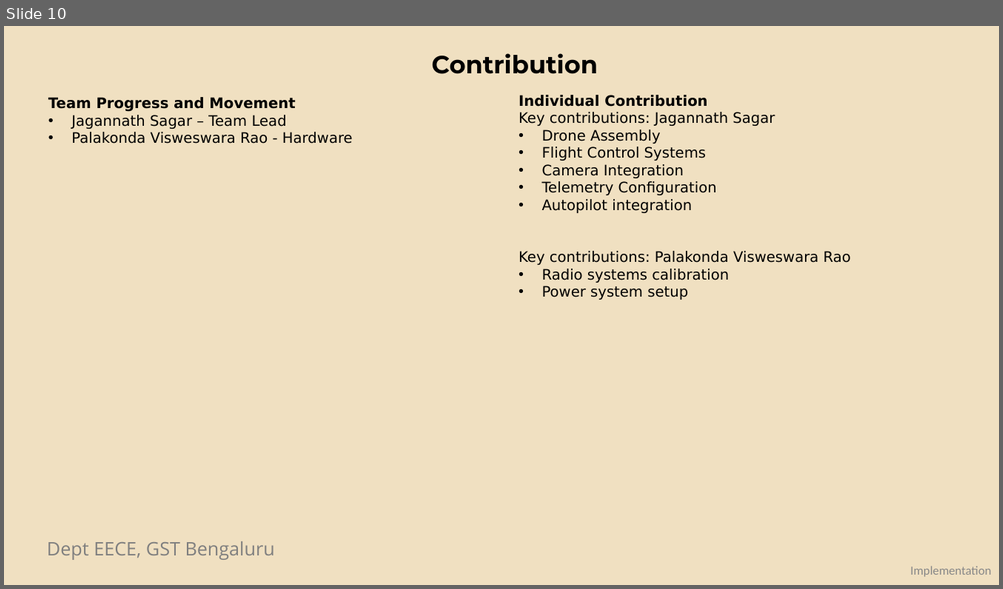
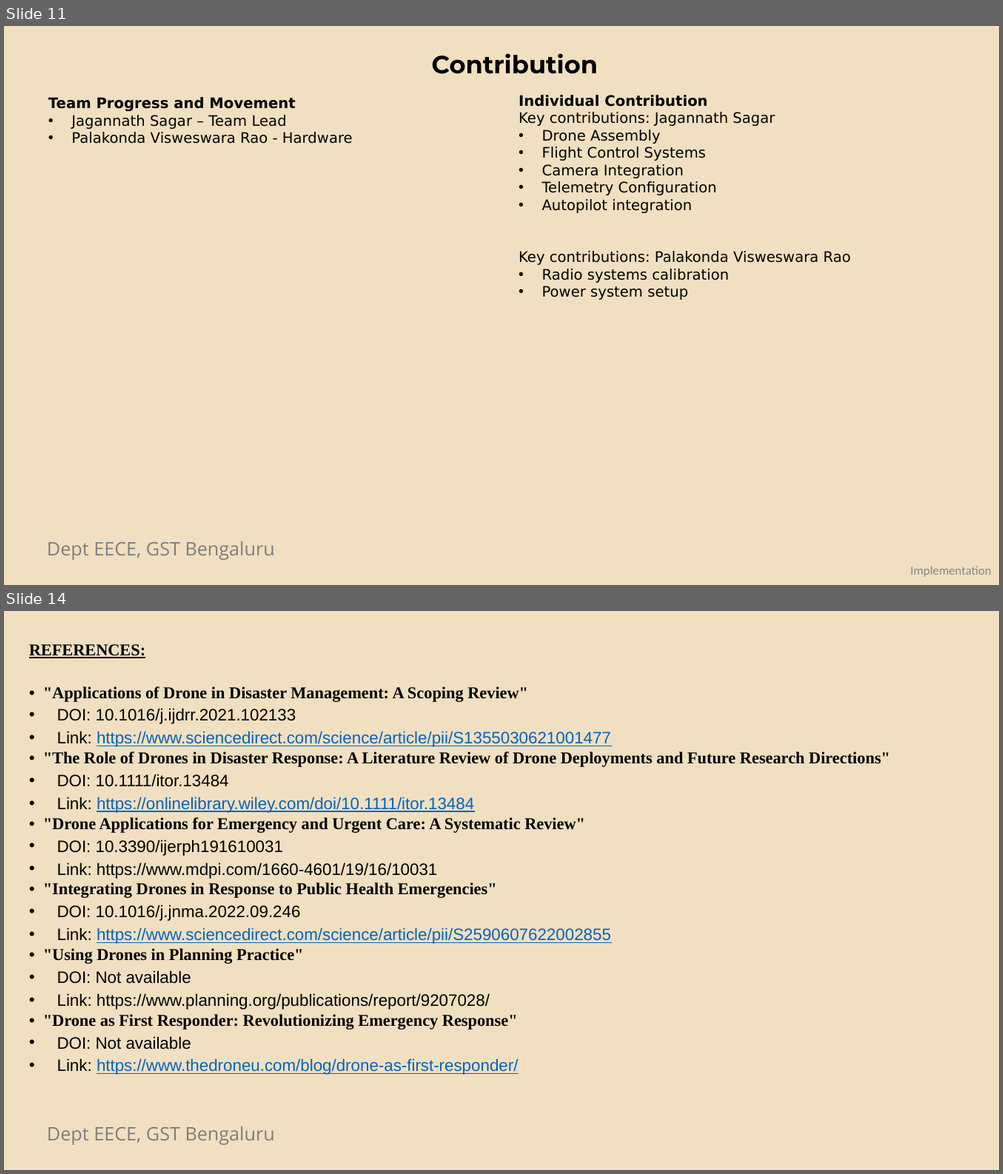
Before and after one commit to KJ-Sagar/Capstone-Project, a slide deck: Updated_Emergency_Drone_Presentation.pptx. Shown one above the other, each under a label of ours: slide 10 before the commit, slides 11 and 14 after it; the slides between them are not shown. The pictures are 1003x589 and 1003x1174 pixels, drawn with LibreOffice and Linux fonts; fonts in the diff are those of the drawing; background and template pictures are left out. Boxes give left, top, right and bottom in pixels: in the first picture for what was removed or moved away, otherwise in the second. Text is boxed around its words. In the diff, an @@ line names an element or a change of style, - is before the commit and + after.

```diff
--- a/Updated_Emergency_Drone_Presentation.pptx
+++ b/Updated_Emergency_Drone_Presentation.pptx
@@ slide 14 added at (x1=4, y1=611, x2=999, y2=1170), background #F0E0C1; not listed: 1 template element that a slide beside it also shows @@
@@ text added at (x1=29, y1=644, x2=890, y2=1075), 16 pt, text #000000 @@
+REFERENCES:
+• "Applications of Drone in Disaster Management: A Scoping Review"
+• DOI: 10.1016/j.ijdrr.2021.102133
+• Link: https://www.sciencedirect.com/science/article/pii/S1355030621001477
+• "The Role of Drones in Disaster Response: A Literature Review of Drone Deployments and Future Research Directions"
+• DOI: 10.1111/itor.13484
+• Link: https://onlinelibrary.wiley.com/doi/10.1111/itor.13484
+• "Drone Applications for Emergency and Urgent Care: A Systematic Review"
+• DOI: 10.3390/ijerph191610031
+• Link: https://www.mdpi.com/1660-4601/19/16/10031
+• "Integrating Drones in Response to Public Health Emergencies"
+• DOI: 10.1016/j.jnma.2022.09.246
+• Link: https://www.sciencedirect.com/science/article/pii/S2590607622002855
+• "Using Drones in Planning Practice"
+• DOI: Not available
+• Link: https://www.planning.org/publications/report/9207028/
+• "Drone as First Responder: Revolutionizing Emergency Response"
+• DOI: Not available
+• Link: https://www.thedroneu.com/blog/drone-as-first-responder/
@@ what was slide 10 is now slide 11 @@
```
Also in this commit, not shown: 6 slides changed, 4 other slides added, 2 slides removed, 3 other files.
